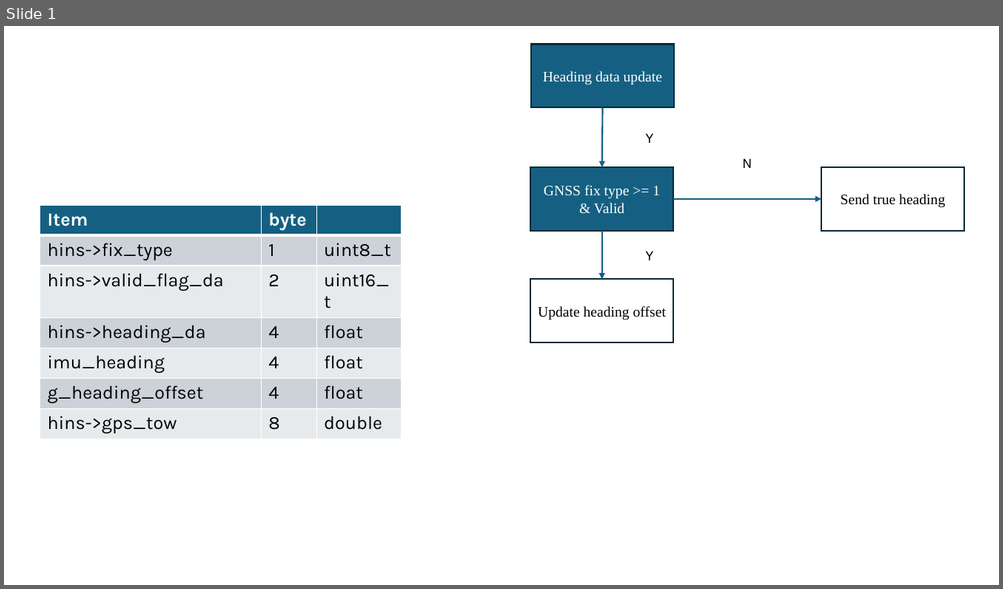
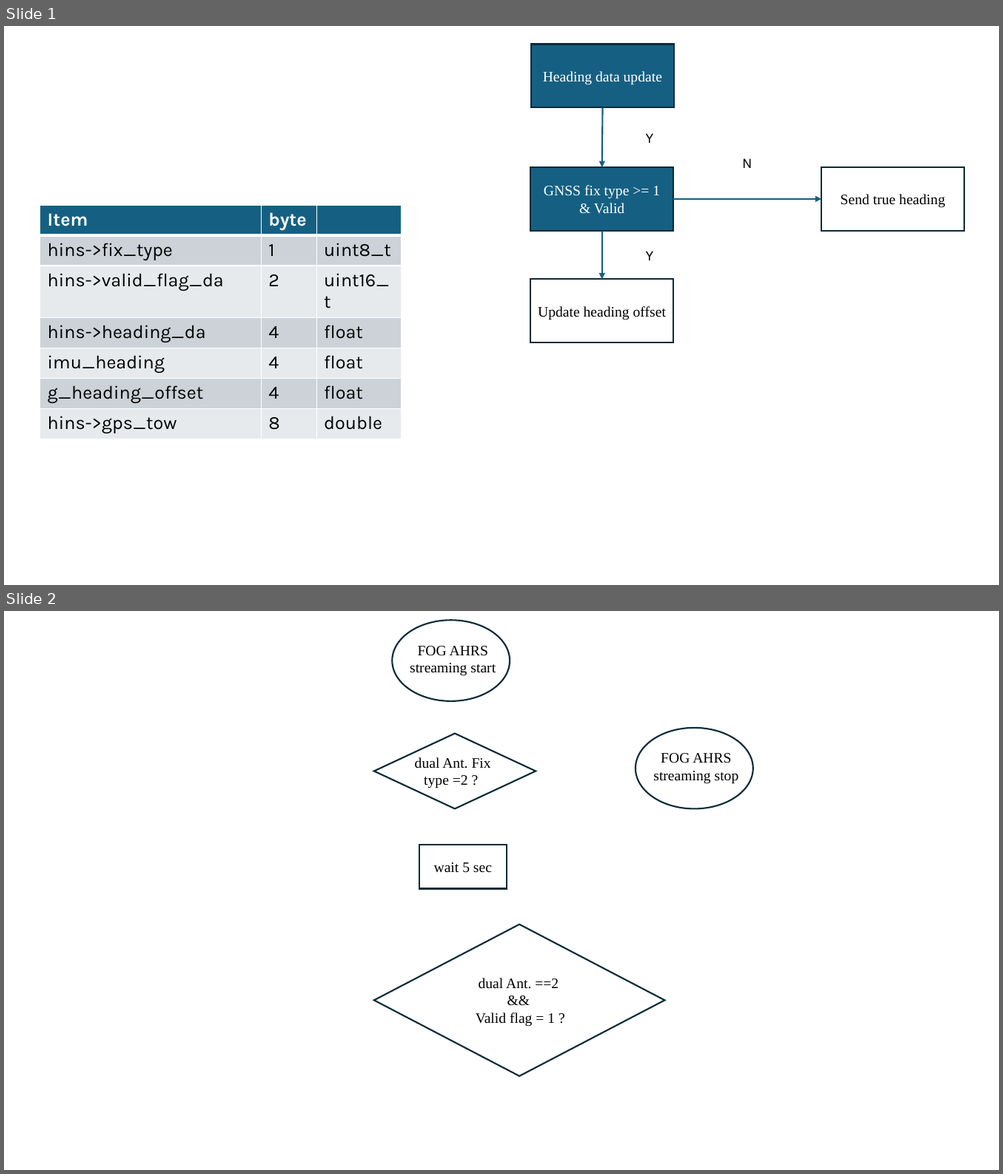
Before and after one commit to adamShiau/adamShiau_Arduino, a slide deck: HINS_MCU_V3.3/doc/True Heading 判斷.pptx. Shown one above the other, each under a label of ours: slide 1 before the commit, slides 1 and 2 after it. The pictures are 1003x589 and 1003x1174 pixels, drawn with LibreOffice and Linux fonts; fonts in the diff are those of the drawing. Boxes give left, top, right and bottom in pixels: in the first picture for what was removed or moved away, otherwise in the second. Text is boxed around its words. In the diff, an @@ line names an element or a change of style, - is before the commit and + after.

```diff
--- a/HINS_MCU_V3.3/doc/True Heading 判斷.pptx
+++ b/HINS_MCU_V3.3/doc/True Heading 判斷.pptx
@@ slide 2 added at (4, 611, 999, 1170), background #FFFFFF @@
@@ ellipse added at (392, 620, 510, 701), outline #092A39 1.5 pt @@
@@ text added at (410, 646, 495, 676), 14 pt, text #000000 @@
+FOG AHRS streaming start
@@ diamond added at (374, 733, 536, 809), fill #FFFFFF, outline #092A39 1.5 pt @@
@@ ellipse added at (635, 728, 753, 809), outline #092A39 1.5 pt @@
@@ text added at (415, 758, 491, 789), 14 pt, text #000000 @@
+dual Ant. Fix type =2 ?
@@ text added at (653, 753, 739, 784), 14 pt, text #000000 @@
+FOG AHRS streaming stop
@@ rectangle added at (419, 845, 507, 889), fill #FFFFFF, outline #092A39 1.5 pt @@
@@ text added at (434, 863, 492, 873), 14 pt, text #000000 @@
+wait 5 sec
@@ diamond added at (374, 924, 664, 1076), fill #FFFFFF, outline #092A39 1.5 pt @@
@@ text added at (475, 978, 558, 1027), 14 pt, text #000000 @@
+dual Ant. ==2
+&&
+Valid flag = 1 ?
```
Also in this commit, not shown: 2 other slides added, 3 slides removed.
